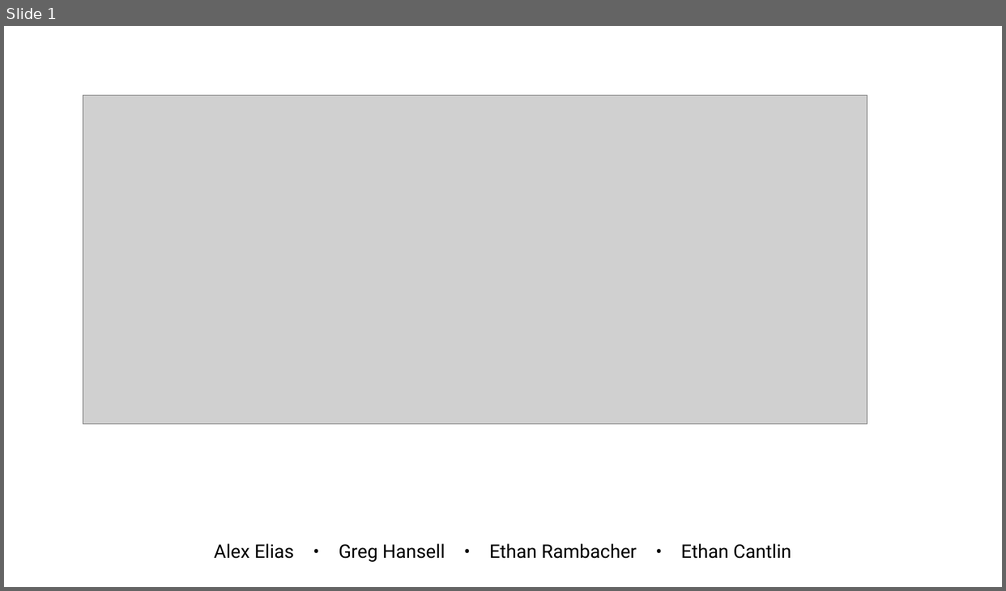
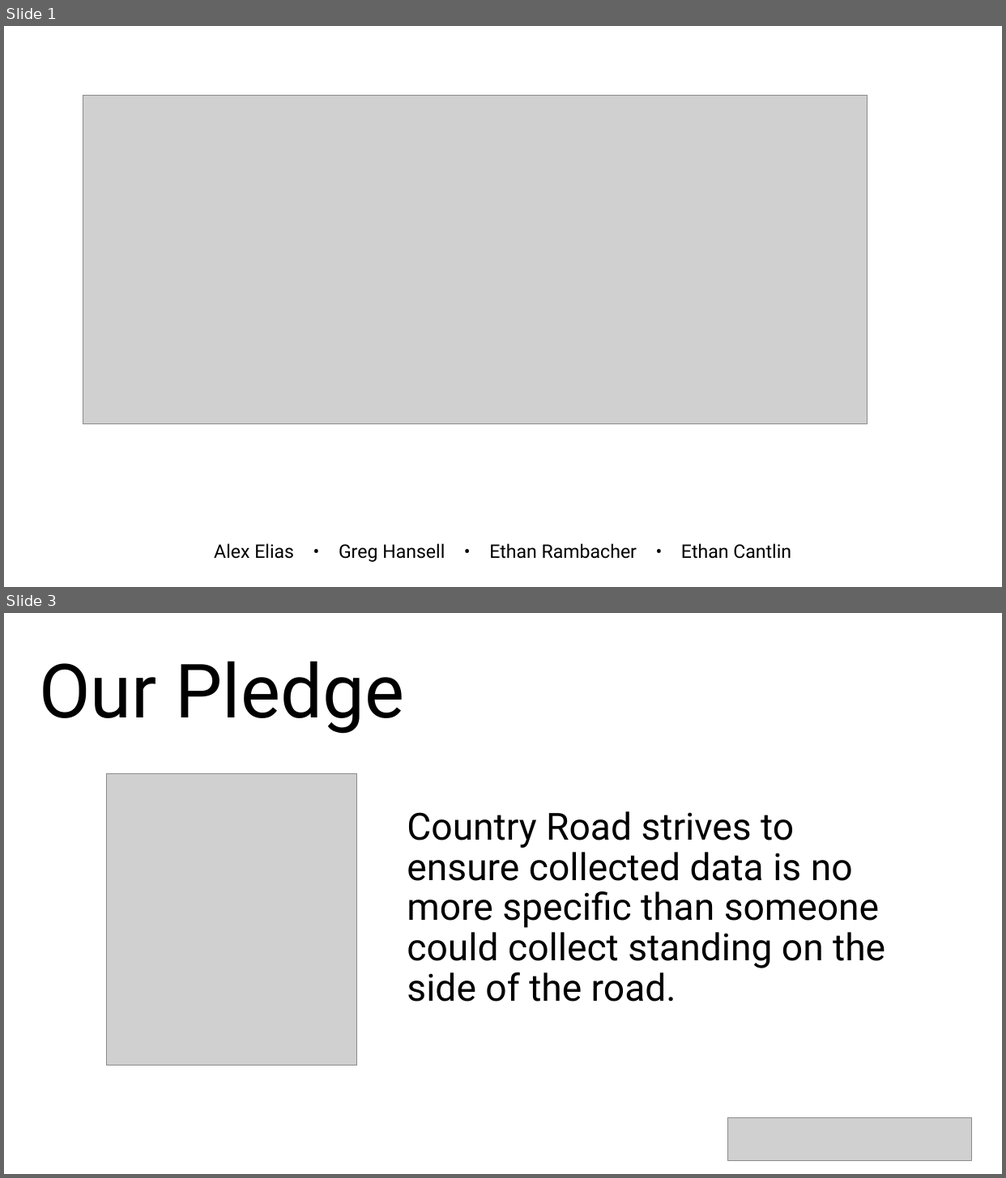
Before and after one commit to gregjhansell97/country-roads, a slide deck: presentation.pptx. Shown one above the other, each under a label of ours: slide 1 before the commit, slides 1 and 3 after it; the slides between them are not shown. The pictures are 1006x591 and 1006x1178 pixels, drawn with LibreOffice and Linux fonts; fonts in the diff are those of the drawing; grey boxes stand for pictures. Boxes give left, top, right and bottom in pixels: in the first picture for what was removed or moved away, otherwise in the second. Text is boxed around its words. In the diff, an @@ line names an element or a change of style, - is before the commit and + after.

```diff
--- a/presentation.pptx
+++ b/presentation.pptx
@@ slide 3 added at (4, 613, 1002, 1174), background #FFFFFF @@
@@ title added at (39, 661, 404, 734), 72 pt, text #000000 @@
+Our Pledge
@@ picture added at (107, 774, 357, 1066) @@
@@ text added at (407, 811, 885, 1002), 36 pt, text #000000 @@
+Country Road strives to ensure collected data is no more specific than someone could collect standing on the side of the road.
@@ picture added at (728, 1118, 973, 1161) @@
```
Also in this commit, not shown: 2 slides changed, 4 other slides added, 1 slide removed, 12 other files.
